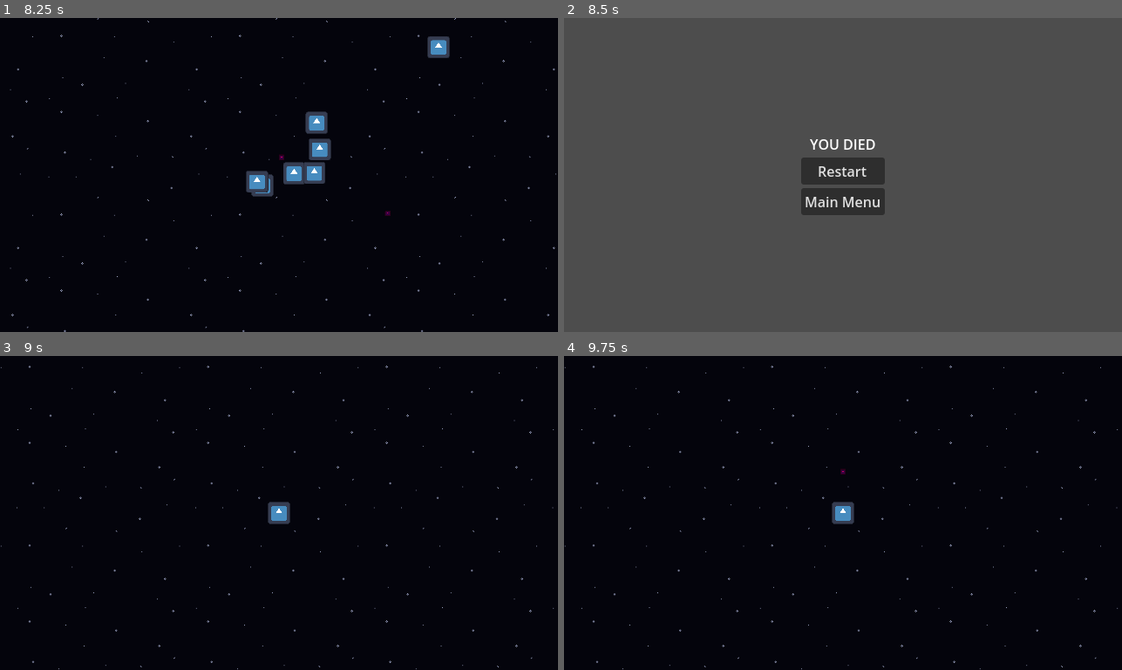
Above: before the commit, frames 1-4 (two rows, left to right).
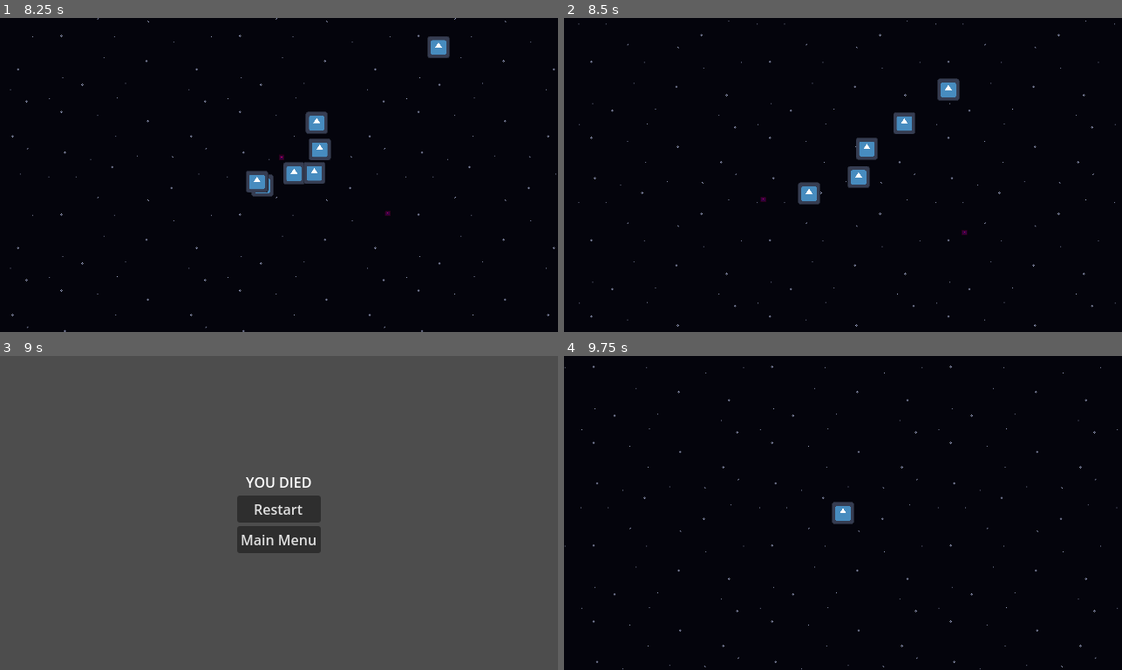
Above: after the commit, the same moments.

Repository: WinterAtne/Game-Jam
Game: Godot game, scene res://scenes/main.tscn
Two runs of this game, one before a commit and one after it. Both use one fixed random seed, a clock stepped at 60 frames per second and the inputs below. The engine's default icon, where the game draws it, is replaced by a stand-in: a white triangle on a blue panel in a dark square.
Inputs (mouse positions are in pixels of both pictures, inside the frame that each line leads up to):
- Up to frame 1 (8.25 s): click "Start" at 0.5 s; tap Enter at 1.25 s; move the mouse to (401, 159) at 1.27 s; hold D (right) 1.28-2.03 s; click (401, 159) at 1.35 s; move the mouse to (167, 190) at 2.02 s; hold Down (down) 2.03-2.78 s; click (167, 190) at 2.1 s; move the mouse to (334, 105) at 2.77 s; hold D (right) 2.78-3.53 s; click (334, 105) at 2.85 s; move the mouse to (251, 237) at 3.52 s; hold W (up) 3.53-4.28 s; click (251, 237) at 3.6 s; move the mouse to (446, 222) at 4.27 s; hold A (left) 4.28-5.78 s; click (446, 222) at 4.35 s; move the mouse to (111, 127) at 5.02 s; click (111, 127) at 5.1 s; move the mouse to (306, 175) at 5.77 s; hold Down (down) 5.78-6.53 s; click (306, 175) at 5.85 s; move the mouse to (195, 96) at 6.52 s; hold D (right) 6.53-7.28 s; click (195, 96) at 6.6 s; move the mouse to (401, 159) at 7.27 s; hold W (up) 7.28-8.03 s; click (401, 159) at 7.35 s; move the mouse to (167, 190) at 8.02 s; hold D (right) from 8.03 s (still down); click (167, 190) at 8.1 s
- Up to frame 2 (8.5 s): keep holding D (right)
- Up to frame 3 (9 s): release D (right) at 8.75 s; click (279, 509) at 8.75 s, where only the run before the commit has a clickable "Restart"
- Up to frame 4 (9.75 s): click (843, 509) at 9.5 s, where only the run after the commit has a clickable "Restart"

Frame 1 is identical in both runs. In frame 2, 100% of the frame differs, in the area x 0-100%, y 0-100%; in frame 3, 100%; in frame 4, less than 0.1%.

Commit message:
Added brief invulnerability for player

Diff:
--- a/scenes/damageable.gd
+++ b/scenes/damageable.gd
@@ -4,11 +4,13 @@
 signal took_damage(attacker : Damager, new_health : int, direction : Vector2)
 signal died()
 
+@export var invulnerable_time : float = 0
 @export var max_health : int
 @onready var current_health : int = max_health
 
 func _init() -> void:
 	area_entered.connect(_on_area_entered)
+
 
 func _on_area_entered(attacker: Area2D) -> void:
 	if attacker is Damager:
@@ -17,3 +19,11 @@
 			died.emit()
 		else:
 			took_damage.emit(attacker, current_health, global_position.direction_to(attacker.global_position))
+
+		if invulnerable_time > 0:
+			(func(): monitoring = false; monitorable = false).call_deferred()
+
+			get_tree().create_timer(invulnerable_time).timeout.connect(
+				(func(): monitoring = true; monitorable = true),
+				CONNECT_DEFERRED
+			)
--- a/scenes/player.tscn
+++ b/scenes/player.tscn
@@ -33,6 +33,7 @@
 collision_layer = 32768
 collision_mask = 32768
 script = ExtResource("4_s10mj")
+invulnerable_time = 0.5
 max_health = 5
 
 [node name="CollisionShape2D" type="CollisionShape2D" parent="Damageable"]
